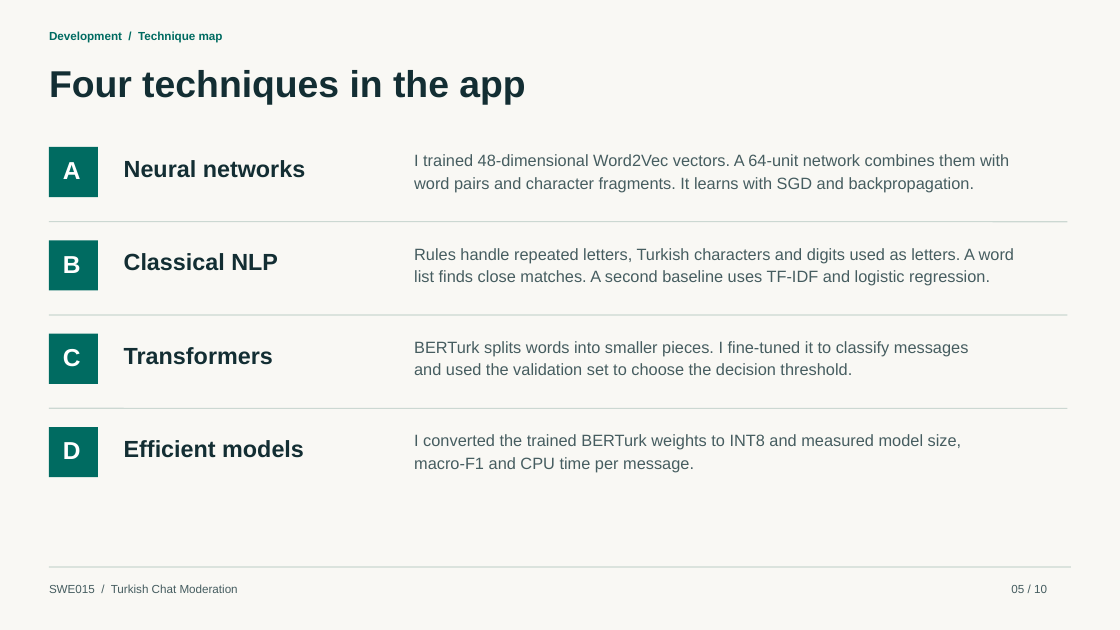
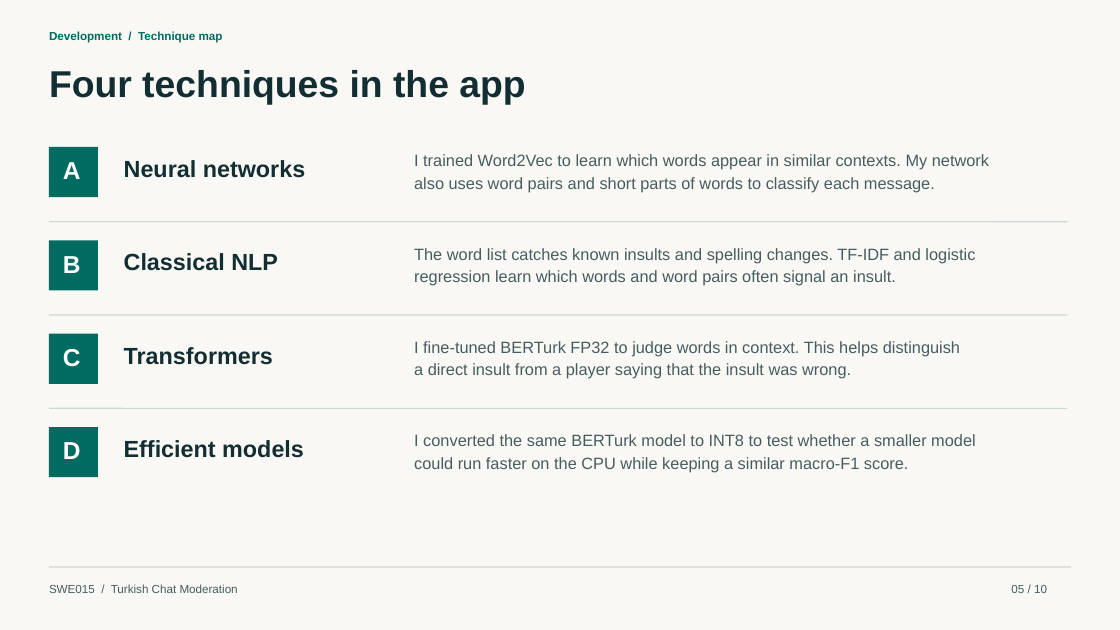
Before and after one commit to MuhammedSaidTosun/swe015-turkce-moderasyon, a slide deck: slide 5 of docs/SWE015_Turkce_Moderasyon_Sunum.pptx. Drawn at 1120x630 pixels with LibreOffice and Linux fonts; fonts in the diff are those of the drawing. Boxes give left, top, right and bottom in pixels: in the first picture for what was removed or moved away, otherwise in the second. Text is boxed around its words. In the diff, an @@ line names an element or a change of style, - is before the commit and + after.

Commit message:
Align the presentation with the two-model demo and retraining results

```diff
--- a/docs/SWE015_Turkce_Moderasyon_Sunum.pptx
+++ b/docs/SWE015_Turkce_Moderasyon_Sunum.pptx
@@ text at (x1=414, y1=154, x2=989, y2=170): text changed @@
-I trained 48-dimensional Word2Vec vectors. A 64-unit network combines them with
+I trained Word2Vec to learn which words appear in similar contexts. My network
@@ text at (x1=414, y1=177, x2=935, y2=192): text changed @@
-word pairs and character fragments. It learns with SGD and backpropagation.
+also uses word pairs and short parts of words to classify each message.
@@ text at (x1=414, y1=248, x2=975, y2=263): text changed @@
-Rules handle repeated letters, Turkish characters and digits used as letters. A word
+The word list catches known insults and spelling changes. TF-IDF and logistic
@@ text at (x1=414, y1=270, x2=896, y2=286): text changed @@
-list finds close matches. A second baseline uses TF-IDF and logistic regression.
+regression learn which words and word pairs often signal an insult.
@@ text at (x1=414, y1=341, x2=960, y2=357): text changed @@
-BERTurk splits words into smaller pieces. I fine-tuned it to classify messages
+I fine-tuned BERTurk FP32 to judge words in context. This helps distinguish
@@ text at (x1=414, y1=363, x2=851, y2=379): text changed @@
-and used the validation set to choose the decision threshold.
+a direct insult from a player saying that the insult was wrong.
@@ text at (x1=414, y1=434, x2=976, y2=446): text changed @@
-I converted the trained BERTurk weights to INT8 and measured model size,
+I converted the same BERTurk model to INT8 to test whether a smaller model
@@ text at (x1=414, y1=457, x2=909, y2=472): text changed @@
-macro-F1 and CPU time per message.
+could run faster on the CPU while keeping a similar macro-F1 score.
```
Also in this commit, not shown: 1 other slide changed, 3 other files.
